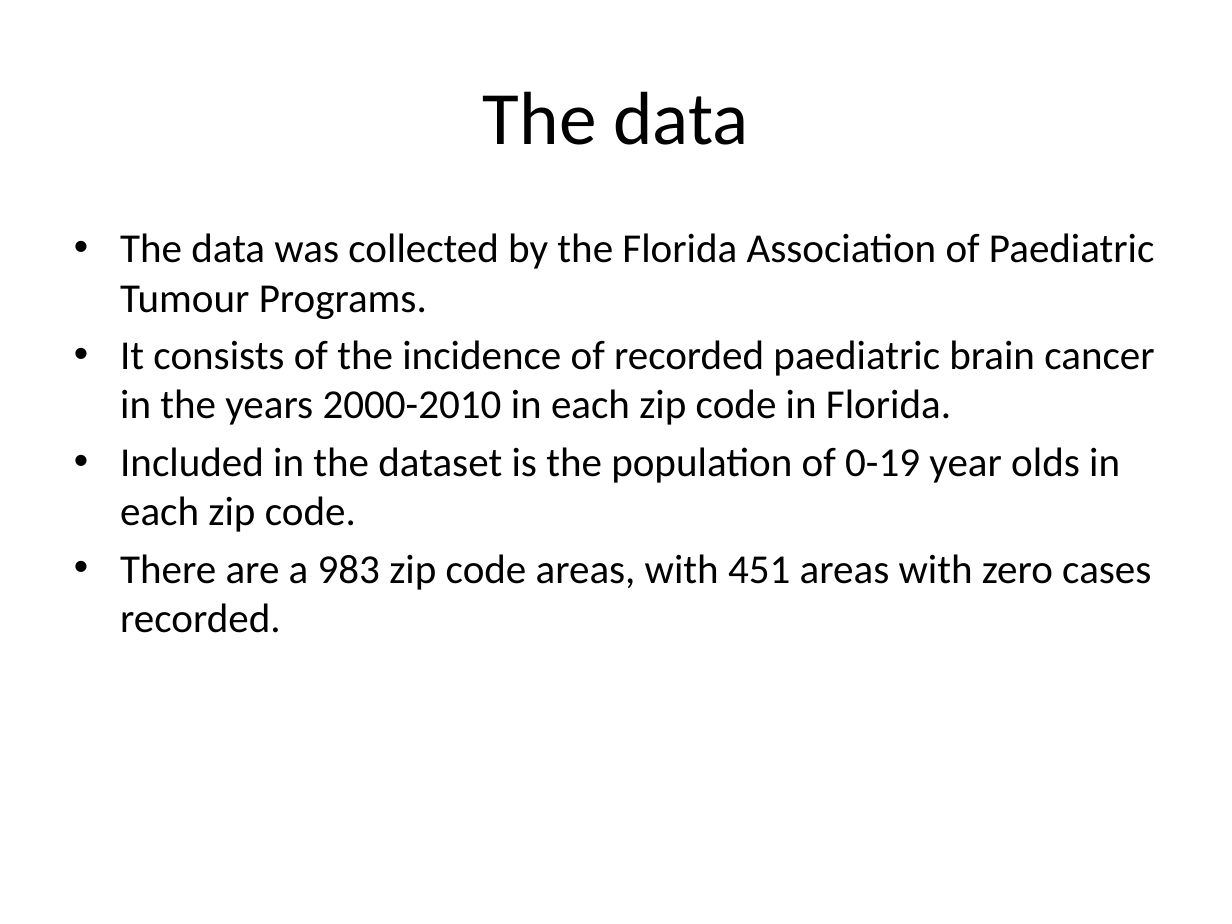
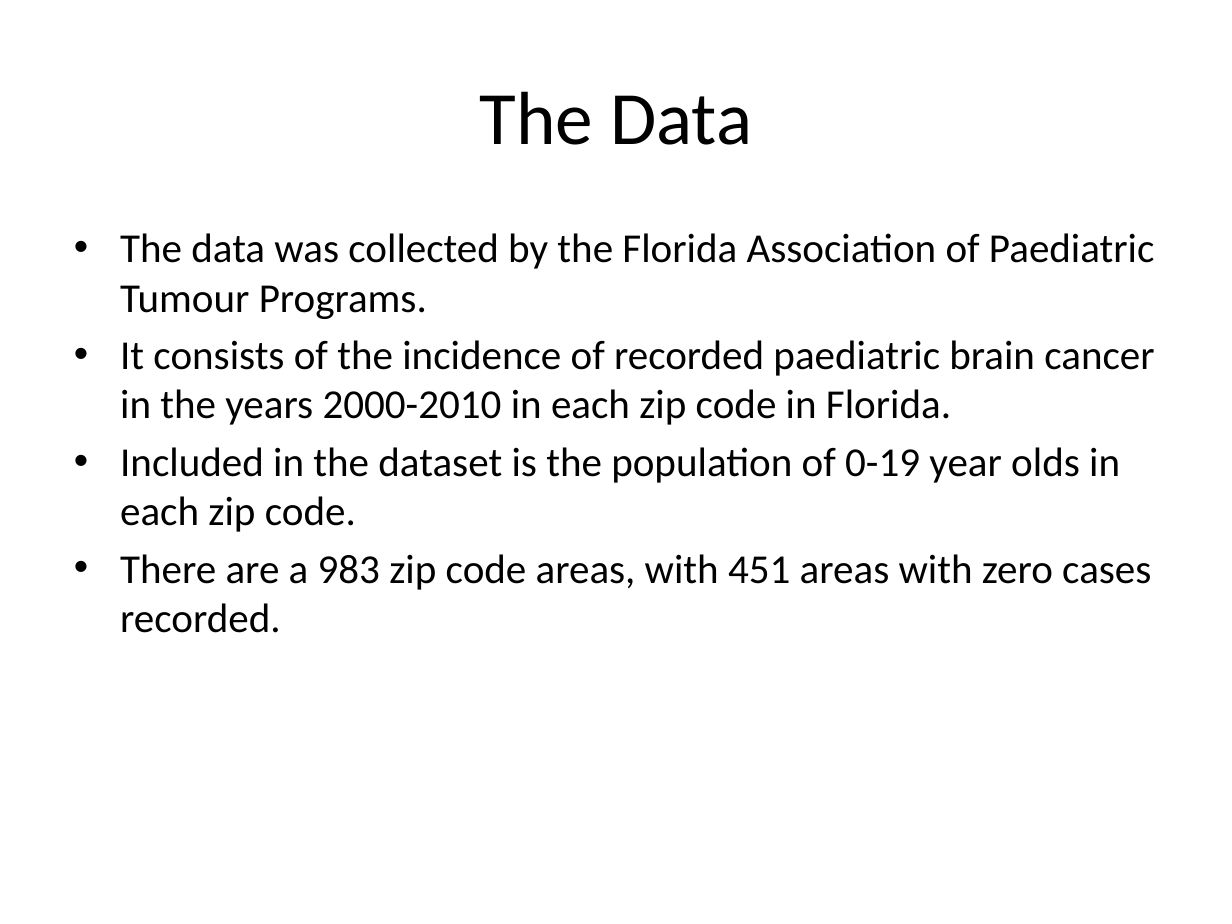
Before and after one commit to mertz2001/stat-inference, a slide deck: slide 3 of Submission/Slides final.pptx. Drawn at 1232x924 pixels with LibreOffice and Linux fonts; fonts in the diff are those of the drawing. Boxes give left, top, right and bottom in pixels: in the first picture for what was removed or moved away, otherwise in the second. Text is boxed around its words. In the diff, an @@ line names an element or a change of style, - is before the commit and + after.

```diff
--- a/Submission/Slides final.pptx
+++ b/Submission/Slides final.pptx
@@ title at [479, 91, 752, 145]: text changed @@
-The data
+The Data
```
Also in this commit, not shown: 6 other slides changed, 1 other file.
